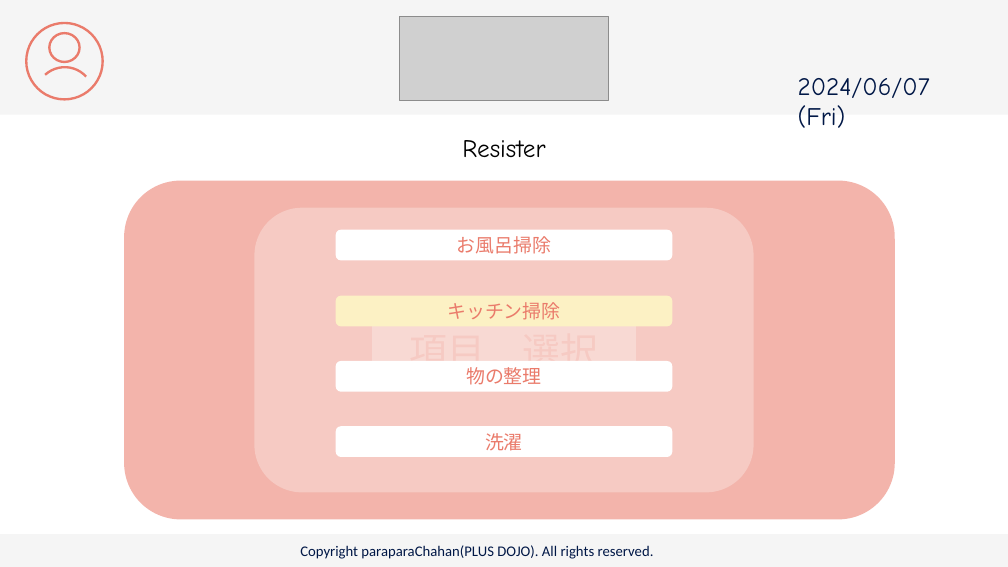
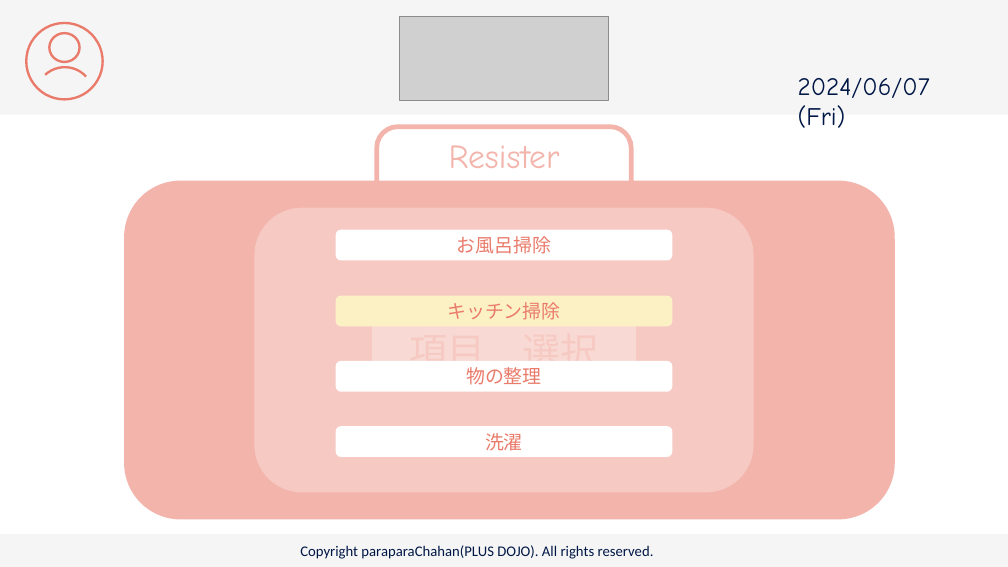
Before and after one commit to plusdojo2024/C2, a slide deck: slide 21 of doc/13_外部設計/famiLink 画面デザイン.pptx (slide 20 before the commit). Drawn at 1008x567 pixels with LibreOffice and Linux fonts; fonts in the diff are those of the drawing; grey boxes stand for pictures. Boxes give left, top, right and bottom in pixels: in the first picture for what was removed or moved away, otherwise in the second. Text is boxed around its words. In the diff, an @@ line names an element or a change of style, - is before the commit and + after.

```diff
--- a/doc/13_外部設計/famiLink 画面デザイン.pptx
+++ b/doc/13_外部設計/famiLink 画面デザイン.pptx
@@ round same rect added at <box>377,127,631,185</box>, outline #F3B4AB 4.5 pt @@
@@ text "Resister": place and size @@
-text "Resister" at <box>462,140,545,157</box>
+text "Resister" at <box>449,145,560,168</box>
@@ text "Resister" at <box>449,145,560,168</box>: size 24 to 32 pt, text colour #000000 to #F3B4AB @@
```
Also in this commit, not shown: 1 other slide changed, 2 slides added.
